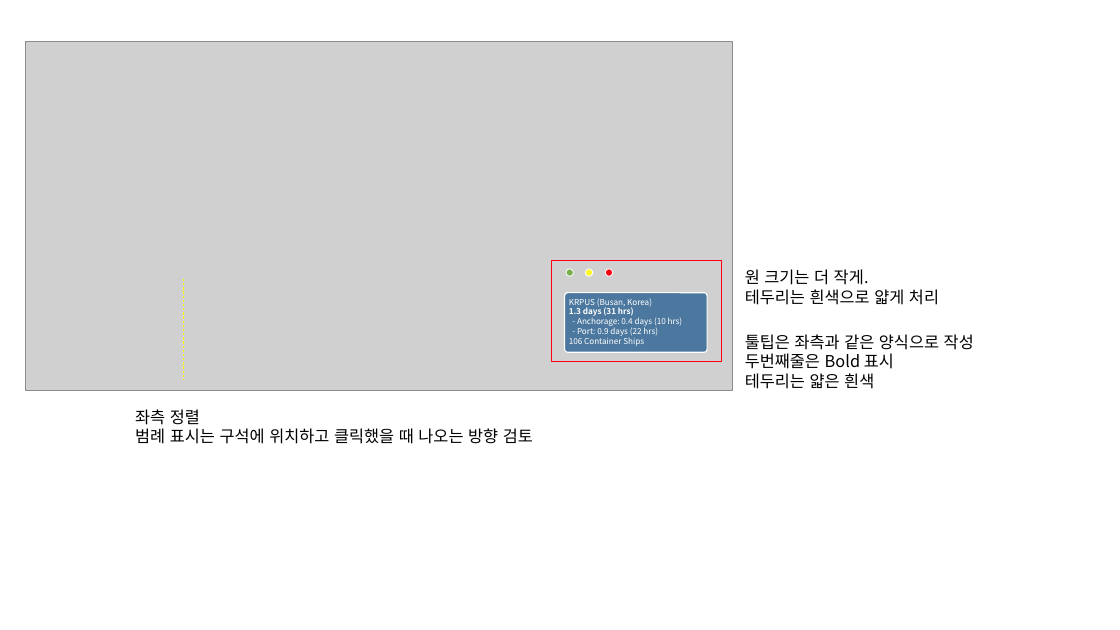
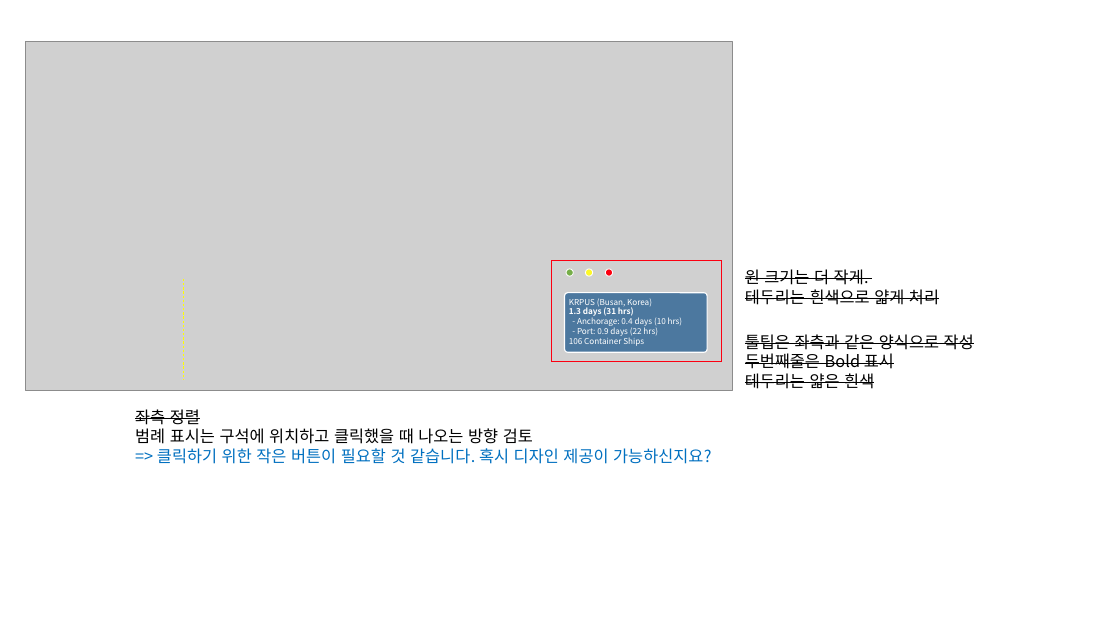
Before and after one commit to linkitapps/highcharts-demos, a slide deck: slide 1 of work/맵 수정사항.pptx. Drawn at 1120x630 pixels with LibreOffice and Linux fonts; fonts in the diff are those of the drawing; grey boxes stand for pictures. Boxes give left, top, right and bottom in pixels: in the first picture for what was removed or moved away, otherwise in the second. Text is boxed around its words. In the diff, an @@ line names an element or a change of style, - is before the commit and + after.

```diff
--- a/work/맵 수정사항.pptx
+++ b/work/맵 수정사항.pptx
@@ text "원 크기는 더 작게." at [745, 269, 939, 305]: strikethrough on @@
@@ text "툴팁은 좌측과 같은 양식으로 작성" at [745, 334, 974, 389]: strikethrough on @@
@@ text at [135, 409, 200, 425]: strikethrough on in "좌측 정렬" @@
@@ text at [157, 448, 711, 464]: paragraph added @@
+=> 클릭하기 위한 작은 버튼이 필요할 것 같습니다. 혹시 디자인 제공이 가능하신지요?
```
Also in this commit, not shown: 3 other slides changed.
